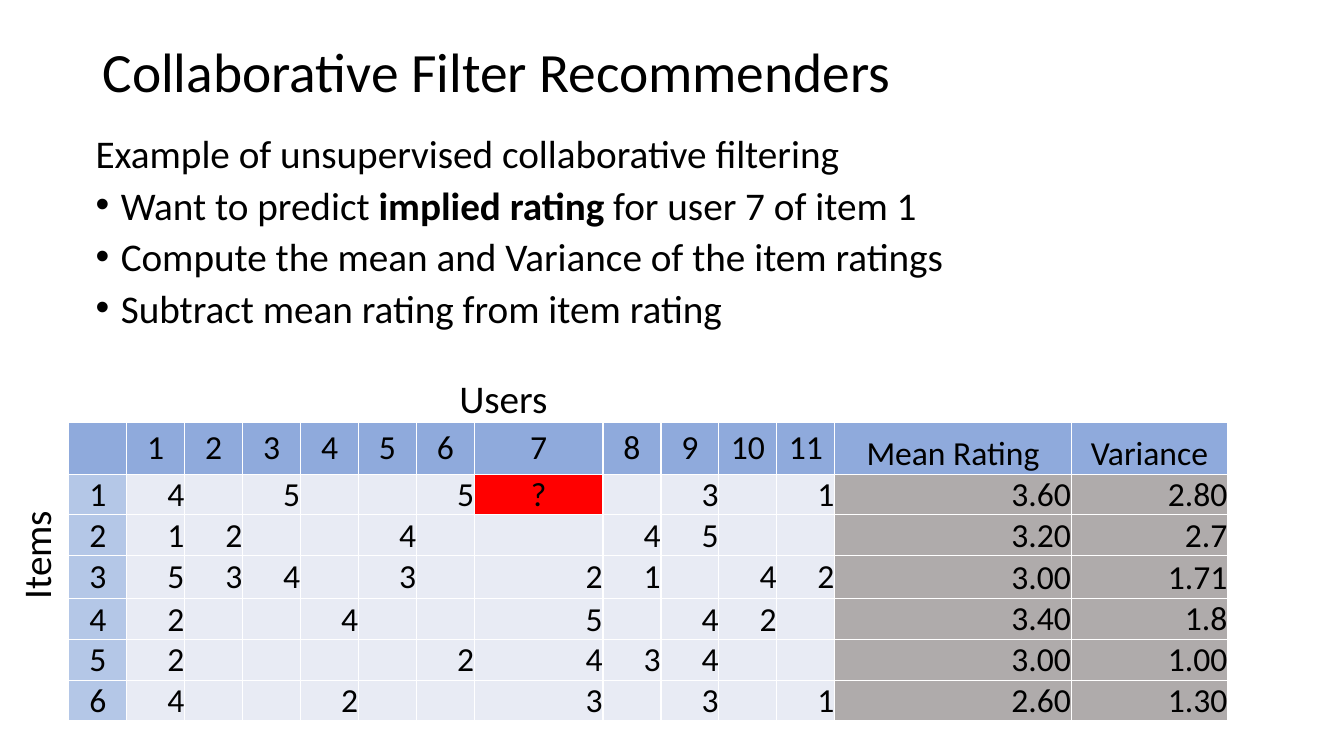
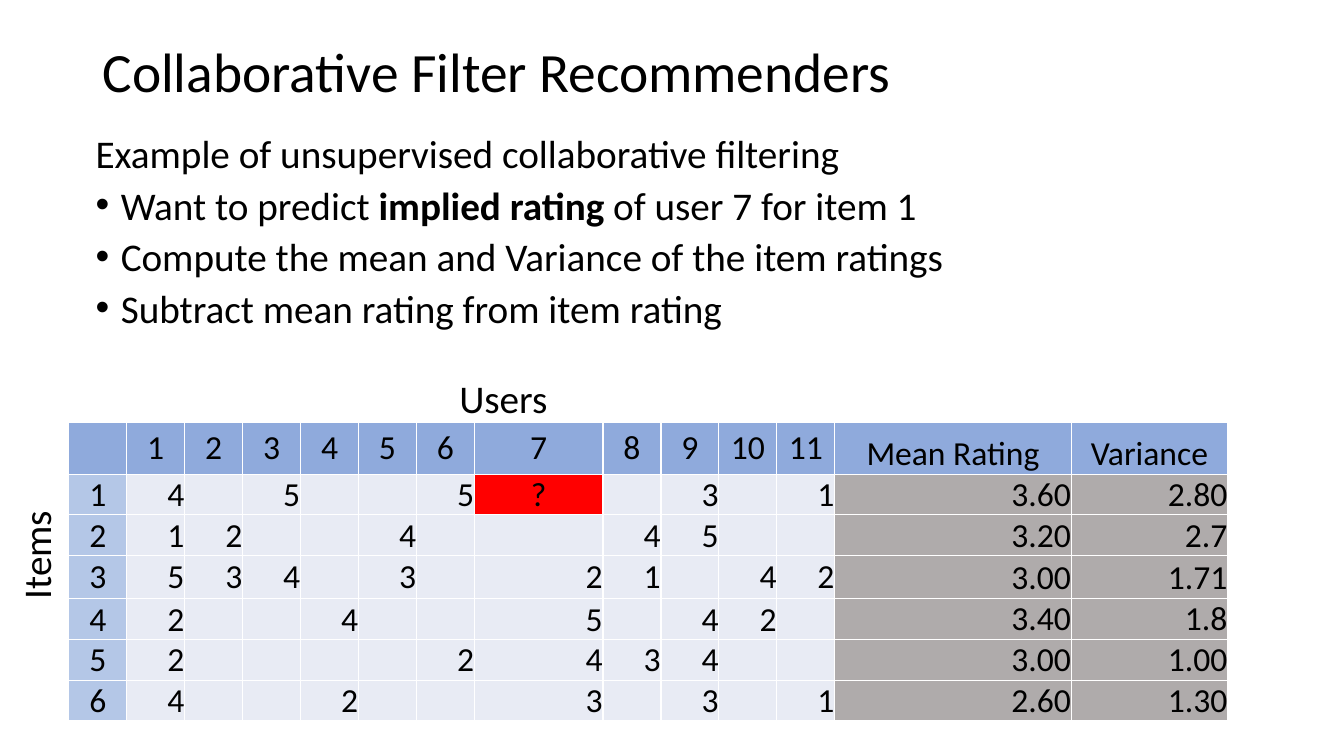
Before and after one commit to StephenElston/CSCI-E-108, a slide deck: slide 51 of slides/11_RecommenderSystems_Part1.pptx. Drawn at 1344x756 pixels with LibreOffice and Linux fonts; fonts in the diff are those of the drawing. Boxes give left, top, right and bottom in pixels: in the first picture for what was removed or moved away, otherwise in the second. Text is boxed around its words. In the diff, an @@ line names an element or a change of style, - is before the commit and + after.

```diff
--- a/slides/11_RecommenderSystems_Part1.pptx
+++ b/slides/11_RecommenderSystems_Part1.pptx
@@ text at (x1=121, y1=192, x2=917, y2=227): text changed @@
-• Want to predict implied rating for user 7 of item 1
+• Want to predict implied rating of user 7 for item 1
```
Also in this commit, not shown: 11 other slides changed.
